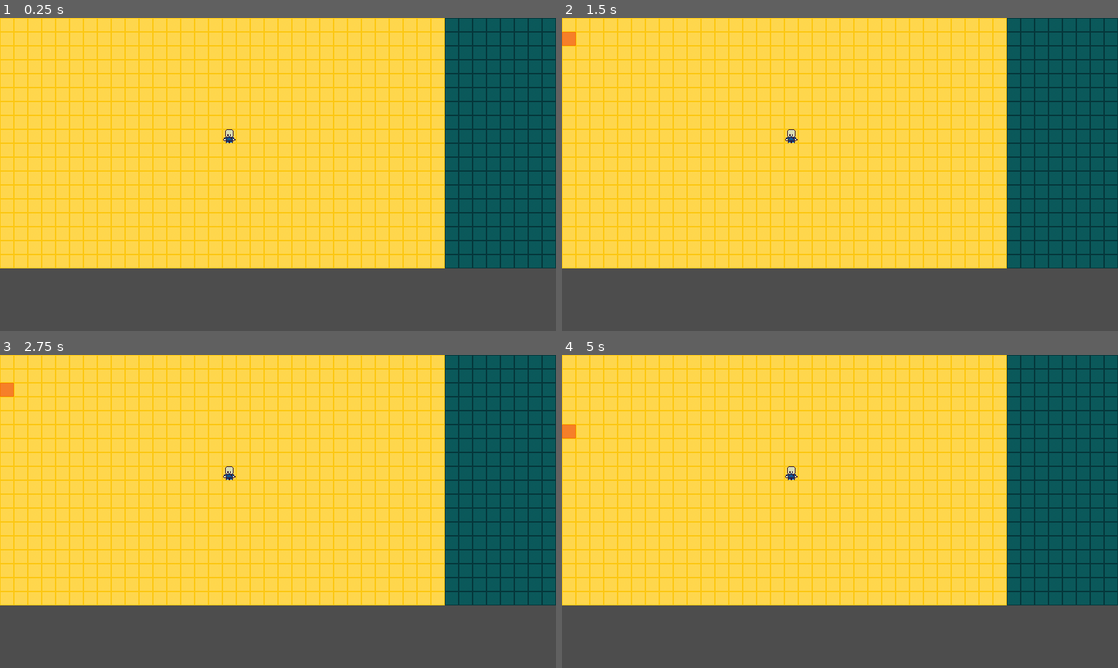
Above: before the commit, frames 1-4 (two rows, left to right).
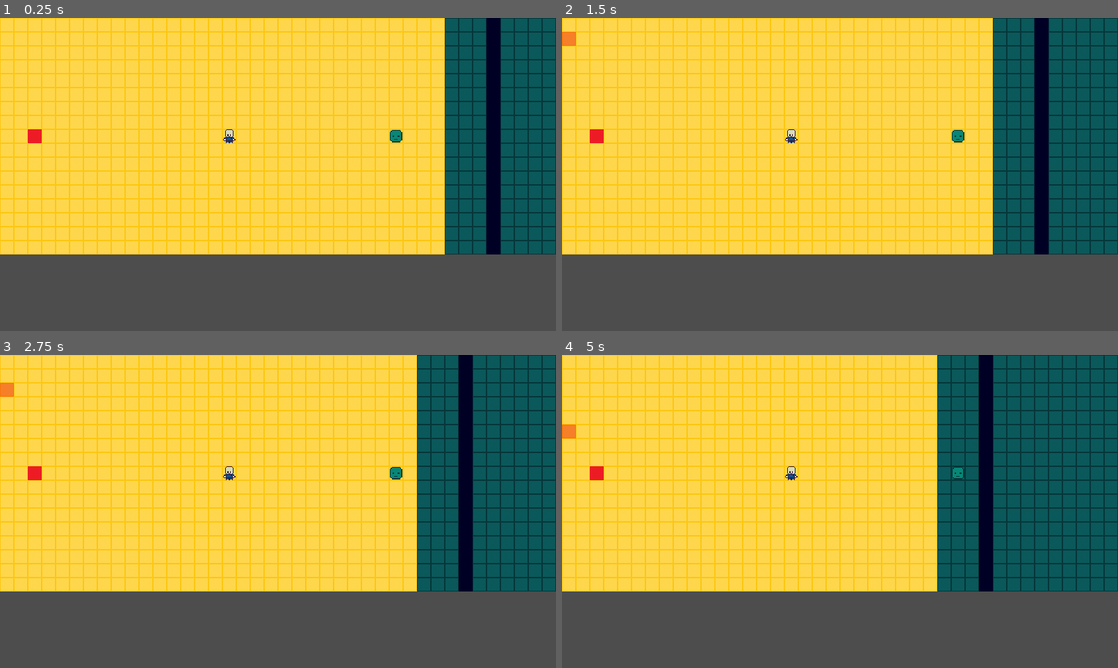
Above: after the commit, the same moments.

Repository: zt13r/playgama-summer-jam
Game: Godot game, scene res://core/main/main.tscn
The game is run twice, just before and just after one commit, with the same random seed, the same clock (stepped at 60 frames per second) and the same inputs.
Inputs (mouse positions are in pixels of both pictures, inside the frame that each line leads up to):
- Up to frame 1 (0.25 s): no input
- Up to frame 2 (1.5 s): tap Enter (ui_accept) at 0.5, 0.6, 0.77, 1.07, 1.25, 1.35 s; move the mouse to (567, 24) at 0.52 s; move the mouse to (567, 39) at 1.27 s
- Up to frame 3 (2.75 s): tap Enter (ui_accept) at 1.52, 1.82, 2.1 s; move the mouse to (5, 389) at 2.02 s
- Up to frame 4 (5 s): tap Enter (ui_accept) at 2.75, 2.85, 3.02, 3.32, 3.5, 3.6, 3.77, 4.07, 4.25, 4.35, 4.52, 4.82 s; move the mouse to (567, 405) at 2.77 s; move the mouse to (567, 417) at 3.52 s; move the mouse to (567, 430) at 4.27 s

The runs differ from the first frame. In frame 1, 6.5% of the frame differs, in the area x 0-100%, y 0-80%; in frame 2, 8.4%; in frame 3, 10%; in frame 4, 14%.

Commit message:
I forgot what changes I made

Diff:
--- a/core/autoload/game.gd
+++ b/core/autoload/game.gd
@@ -3,7 +3,18 @@
 
 var _tile_size : int = 16 :
 	get = get_tile_size
-
+var _current_wave : int = 1
+var first_wave_grace_period : float = 5.0 # Seconds
 
 func get_tile_size() -> int:
 	return _tile_size
+
+
+func get_spawn_interval_decrement() -> float:
+	return (float(_current_wave) * 0.2)
+	# 1 * 0.2 = 0.2
+	# 2 * 0.2 = 0.4
+	# 3 * 0.2 = 0.6
+	# 4 * 0.2 = 0.8
+	# 5 * 0.2 = 1.0
+	# and so on; essentially 0.(multiple of 20)
--- a/core/main/main.gd
+++ b/core/main/main.gd
@@ -6,10 +6,19 @@
 
 @onready var level_root : Node2D = %LevelRoot
 
+# Debug
+@onready var water_entity_unit: WaterEntityUnit = $World/EntityRoot/WaterEntityUnit
+
 
 func _ready() -> void:
 	_init_level()
 
 
+# Debug
+func _input(_event: InputEvent) -> void:
+	if Input.is_action_just_pressed("ui_accept"):
+		water_entity_unit.move_to(Vector2i.LEFT)
+
+
 func _init_level() -> void:
 	pass
--- a/core/main/main.tscn
+++ b/core/main/main.tscn
@@ -3,6 +3,7 @@
 [ext_resource type="Script" uid="uid://7laa6tuuc6fl" path="res://core/main/main.gd" id="1_8fcwd"]
 [ext_resource type="PackedScene" uid="uid://ber5a4qq6pxlv" path="res://gameplay/player/player.tscn" id="3_vwfi5"]
 [ext_resource type="PackedScene" uid="uid://cx1jtkqgcg3ku" path="res://gameplay/levels/level.tscn" id="4_k5wvu"]
+[ext_resource type="PackedScene" uid="uid://uni0kjnqjh1t" path="res://gameplay/units/entity/water/water_entity_unit.tscn" id="4_yibi5"]
 
 [node name="Main" type="Node" unique_id=1611701265]
 script = ExtResource("1_8fcwd")
@@ -15,7 +16,11 @@
 [node name="Level" parent="World/LevelRoot" unique_id=1947694877 instance=ExtResource("4_k5wvu")]
 
 [node name="EntityRoot" type="Node2D" parent="World" unique_id=1223127069]
+unique_name_in_owner = true
 
 [node name="Player" parent="World/EntityRoot" unique_id=1732487721 instance=ExtResource("3_vwfi5")]
 position = Vector2(264, 136)
 move_duration = null
+
+[node name="WaterEntityUnit" parent="World/EntityRoot" unique_id=1039743173 instance=ExtResource("4_yibi5")]
+position = Vector2(456, 136)
--- a/gameplay/levels/level.gd
+++ b/gameplay/levels/level.gd
@@ -1,8 +1,6 @@
 class_name Level
 extends Node2D
 
-
-@export var really_high_tide_chance : float = 0.15
 
 @export_group("Sand")
 @export var sand_scene : PackedScene :
@@ -10,6 +8,13 @@
 		if not sand_scene:
 			sand_scene = preload("uid://3vrxcdogc3cr")
 		return sand_scene
+@export var sand_core_scene : PackedScene :
+	get:
+		if not sand_core_scene:
+			sand_core_scene = load("uid://cd8d5qqtl442s")
+		return sand_core_scene
+@export var sand_core_spawn_x : int = 2
+@export var sand_core_spawn_y : int = -1
 @export var sand_columns : int = 32
 
 @export_group("Water")
@@ -18,30 +23,70 @@
 		if not water_scene:
 			water_scene = preload("uid://evo53nikddmg")
 		return water_scene
+@export var water_unit_spawner_scene : PackedScene :
+	get:
+		if not water_unit_spawner_scene:
+			water_unit_spawner_scene = preload("uid://djgsglwuvfv6w")
+		return water_unit_spawner_scene
+@export var water_unit_spawner_x : int = 3
 @export var water_columns : int = 20
 
+@export_group("Tide")
+@export var high_tide_steps : int = 5
+@export var really_high_tide_steps : int = 10
+@export var really_high_tide_chance : float = 0.15
+@export var time_between_steps : float = 1.0
+@export var tide_duration : float = 7.0
+
 
 var tiles : Dictionary[Vector2i, Tile] = {}
 
 var selected_tile_location : Vector2i = Vector2i.ZERO
 
 var tile_size : int = 0
-var tile_rows : int = 18
+var tile_rows : int = 17
+
+var really_high_tide_active = false
 
 
 @onready var sand_tiles : Node2D = $SandTiles
 @onready var water_tiles: Node2D = $WaterTiles
+@onready var water_unit_spawners : Node2D = $WaterTiles/Spawners
+
+@onready var high_tide_timer : Timer = $HighTideTimer
+@onready var tide_duration_timer : Timer = $TideDurationTimer
 
 
 func _ready() -> void:
 	tile_size = Game.get_tile_size()
+
+	high_tide_timer.one_shot = true
+	tide_duration_timer.one_shot = true
+	tide_duration_timer.wait_time = tide_duration
 
 	_spawn_sand_tiles()
 	_spawn_water_tiles()
 	_get_neighbor_tiles_for_each_tile()
 
+	# Debug
+	#really_high_tide_chance = 1.0
+	high_tide_timer.start()
+
+
+func _physics_process(_delta: float) -> void:
+	_cool_wave_animation()
+
 
 func _spawn_sand_tiles() -> void:
+	var sand_core : SandCore = sand_core_scene.instantiate() as SandCore
+	if sand_core == null:
+		push_error("Sand core instance is null.")
+		return
+
+	if sand_core_spawn_y == -1:
+		@warning_ignore("integer_division")
+		sand_core_spawn_y = tile_rows / 2
+
 	for vec_x in sand_columns:
 		for vec_y in tile_rows:
 
@@ -56,33 +101,56 @@
 			# Add to dictionary
 			tiles[tile_position] = sand_tile
 
+			# Add SandCore
+			if Vector2i(vec_x, vec_y) == Vector2i(sand_core_spawn_x, sand_core_spawn_y):
+				sand_core.global_position = tile_position * tile_size
+				sand_core.current_position = tile_position
+				sand_tile.object_unit = sand_core
+				add_child(sand_core)
+
 			# Tile stuff and adding the tile to the scene
-			sand_tile.global_position.x = tile_size * tile_position.x
-			sand_tile.global_position.y = tile_size * tile_position.y
+			sand_tile.global_position = tile_position * tile_size
 			sand_tile.current_position = tile_position
 			sand_tiles.add_child(sand_tile)
 
 
 func _spawn_water_tiles() -> void:
+	var x_offset : int = sand_columns
+
 	for vec_x in water_columns:
 		for vec_y in tile_rows:
 
 			# Some vars
 			var water_tile : WaterTile = water_scene.instantiate() as WaterTile
 			if water_tile == null:
-				push_error("Water tile instance is null.")
+				push_error("WaterTile instance is null.")
 				break
 
-			var tile_position : Vector2i = Vector2i(vec_x + sand_columns, vec_y)
+			var tile_position : Vector2i = Vector2i(vec_x + x_offset, vec_y)
 
 			# Add to dictionary
 			tiles[tile_position] = water_tile
 
 			# Tile stuff and adding the tile to the scene
-			water_tile.global_position.x = tile_size * tile_position.x
-			water_tile.global_position.y = tile_size * tile_position.y
+			water_tile.global_position = tile_position * tile_size
 			water_tile.current_position = tile_position
 			water_tiles.add_child(water_tile)
+
+			var water_unit_spawner : WaterUnitSpawner = water_unit_spawner_scene.instantiate() as WaterUnitSpawner
+			if water_unit_spawner == null:
+				push_error("WaterUnitSpawner instance is null.")
+				continue
+
+			# Add WaterUnitSpawner
+			if vec_x == (water_unit_spawner_x):
+				water_unit_spawner.global_position = tile_position * tile_size
+				water_unit_spawner.current_position = tile_position
+				water_tile.object_unit = water_unit_spawner
+				water_unit_spawners.add_child(water_unit_spawner)
+
+
+func _cool_wave_animation() -> void:
+	pass
 
 
 func _get_neighbor_tiles_for_each_tile() -> void:
@@ -92,13 +160,49 @@
 
 func high_tide() -> void:
 	if randf() <= really_high_tide_chance:
-		_really_high_tide()
-		return
-
-
-func _really_high_tide() -> void:
-	pass
+		# Really high tide
+		for i in really_high_tide_steps:
+			water_tiles.position.x += Vector2i.LEFT.x * tile_size
+			# Update tile positions
+			for tile in tiles.values():
+				tile.update_position(Vector2i.LEFT)
+			await get_tree().create_timer(time_between_steps).timeout
+		really_high_tide_active = true
+	else:
+		# High tide
+		for i in high_tide_steps:
+			water_tiles.position.x += Vector2i.LEFT.x * tile_size
+			# Update tile positions
+			for tile in tiles.values():
+				tile.update_position(Vector2i.LEFT)
+			await get_tree().create_timer(time_between_steps).timeout
+
+	tide_duration_timer.start()
+
+
+func low_tide() -> void:
+	if really_high_tide_active == true:
+		# Really high tide reverse
+		for step in really_high_tide_steps:
+			water_tiles.position.x += Vector2i.RIGHT.x * tile_size
+			# Update tile positions
+			for tile in tiles.values():
+				tile.update_position(Vector2i.LEFT)
+			await get_tree().create_timer(time_between_steps).timeout
+		really_high_tide_active = false
+	else:
+		# High tide reverse
+		for step in high_tide_steps:
+			water_tiles.position.x += Vector2i.RIGHT.x * tile_size
+			# Update tile positions
+			for tile in tiles.values():
+				tile.update_position(Vector2i.LEFT)
+			await get_tree().create_timer(time_between_steps).timeout
 
 
 func _on_tide_timer_timeout() -> void:
 	high_tide()
+
+
+func _on_tide_duration_timer_timeout() -> void:
+	low_tide()
--- a/gameplay/levels/level.tscn
+++ b/gameplay/levels/level.tscn
@@ -2,17 +2,28 @@
 
 [ext_resource type="Script" uid="uid://e3k07uvmdrr5" path="res://gameplay/levels/level.gd" id="1_nmj4b"]
 [ext_resource type="PackedScene" uid="uid://3vrxcdogc3cr" path="res://gameplay/levels/tiles/sand/sand_tile.tscn" id="2_35olu"]
+[ext_resource type="PackedScene" uid="uid://cd8d5qqtl442s" path="res://gameplay/units/object/sand/core/sand_core.tscn" id="3_4bmxb"]
 [ext_resource type="PackedScene" uid="uid://evo53nikddmg" path="res://gameplay/levels/tiles/water/water_tile.tscn" id="3_35olu"]
+[ext_resource type="PackedScene" uid="uid://djgsglwuvfv6w" path="res://gameplay/units/object/water/spawner/water_unit_spawner.tscn" id="5_qe303"]
 
 [node name="Level" type="Node2D" unique_id=1947694877]
 script = ExtResource("1_nmj4b")
 sand_scene = ExtResource("2_35olu")
+sand_core_scene = ExtResource("3_4bmxb")
 water_scene = ExtResource("3_35olu")
+water_unit_spawner_scene = ExtResource("5_qe303")
 
 [node name="SandTiles" type="Node2D" parent="." unique_id=509537805]
 
 [node name="WaterTiles" type="Node2D" parent="." unique_id=47345623]
 
-[node name="TideTimer" type="Timer" parent="." unique_id=364411897]
+[node name="Spawners" type="Node2D" parent="WaterTiles" unique_id=1912480809]
 
-[connection signal="timeout" from="TideTimer" to="." method="_on_tide_timer_timeout"]
+[node name="HighTideTimer" type="Timer" parent="." unique_id=364411897]
+one_shot = true
+
+[node name="TideDurationTimer" type="Timer" parent="." unique_id=1351248864]
+one_shot = true
+
+[connection signal="timeout" from="HighTideTimer" to="." method="_on_tide_timer_timeout"]
+[connection signal="timeout" from="TideDurationTimer" to="." method="_on_tide_duration_timer_timeout"]
--- a/gameplay/levels/tiles/tile.gd
+++ b/gameplay/levels/tiles/tile.gd
@@ -40,6 +40,10 @@
 	if is_instance_valid(new_object_unit):
 		add_child(new_object_unit)
 		object_unit = new_object_unit
+
+
+func update_position(direction : Vector2i) -> void:
+	current_position += direction
 
 
 func get_neighbor_tiles() -> void:
--- a/gameplay/levels/tiles/water/water_tile.gd
+++ b/gameplay/levels/tiles/water/water_tile.gd
@@ -1,2 +1,10 @@
 class_name WaterTile
 extends Tile
+
+
+func _on_sand_overlap(area : Area2D) -> void:
+	if area is SandTile:
+		var sand : SandTile = area as SandTile
+		if sand.object_unit != null:
+			sand.object_unit.destroy()
+			sand.object_unit = null
--- a/gameplay/levels/tiles/water/water_tile.tscn
+++ b/gameplay/levels/tiles/water/water_tile.tscn
@@ -9,3 +9,5 @@
 
 [node name="Sprite" parent="." index="0" unique_id=1706168303]
 texture = ExtResource("2_rtbuu")
+
+[connection signal="area_entered" from="." to="." method="_on_sand_overlap"]
--- a/gameplay/units/entity/entity_unit.gd
+++ b/gameplay/units/entity/entity_unit.gd
@@ -23,5 +23,9 @@
 func move_to(direction : Vector2i) -> void:
 	current_position += direction
 	current_tile = get_tile(current_position)
+
+	if current_tile == null:
+		return
+
 	move_target = current_tile.move_target
 	is_moving = true
--- a/gameplay/units/entity/water/water_entity_unit.tscn
+++ b/gameplay/units/entity/water/water_entity_unit.tscn
@@ -1,7 +1,16 @@
 [gd_scene format=3 uid="uid://uni0kjnqjh1t"]
 
+[ext_resource type="Script" uid="uid://by0kcb7wlt25t" path="res://gameplay/units/entity/water/water_entity_unit.gd" id="1_6iwh4"]
+[ext_resource type="Texture2D" uid="uid://b6sbdes8hpe5j" path="res://assets/art/character/water_unit/water_entity_unit.png" id="2_tj2fh"]
+
+[sub_resource type="CircleShape2D" id="CircleShape2D_tj2fh"]
+radius = 8.0
+
 [node name="WaterEntityUnit" type="Area2D" unique_id=1039743173]
+script = ExtResource("1_6iwh4")
 
 [node name="Sprite" type="Sprite2D" parent="." unique_id=48940534]
+texture = ExtResource("2_tj2fh")
 
 [node name="Collision" type="CollisionShape2D" parent="." unique_id=276574865]
+shape = SubResource("CircleShape2D_tj2fh")
--- a/gameplay/units/object/object_unit.gd
+++ b/gameplay/units/object/object_unit.gd
@@ -1,9 +1,39 @@
 @abstract
 class_name ObjectUnit
 extends Unit
+
+
+# Within range
+enum TargetType {
+	NEAREST, # unit closest to this unit
+	LOWEST_HEALTH, # unit with lowest absolute health
+	PRIORITY_LEVEL, # unit with highest priority level
+	FRONTLINE, # unit closest to the core
+}
+
+
+@export var target_type : TargetType = TargetType.FRONTLINE
+
+
+func _physics_process(_delta: float) -> void:
+	_attack_according_to_target_type()
+
+
+func _attack_according_to_target_type() -> void:
+	match target_type:
+		TargetType.NEAREST: _attack_nearest_target()
+		TargetType.LOWEST_HEALTH: _attack_lowest_health_target()
+		TargetType.PRIORITY_LEVEL: _attack_highest_priority_target()
+		TargetType.FRONTLINE: _attack_target_closest_to_core()
 
 
 func move_to(direction : Vector2i) -> void:
 	current_position += direction
 	current_tile = get_tile(current_position)
 	current_tile.receive_object_unit(self)
+
+
+@abstract func _attack_nearest_target() -> void
+@abstract func _attack_lowest_health_target() -> void
+@abstract func _attack_highest_priority_target() -> void
+@abstract func _attack_target_closest_to_core() -> void
--- /dev/null
+++ b/gameplay/units/object/sand/core/sand_core.gd
@@ -0,0 +1,2 @@
+class_name SandCore
+extends SandObjectUnit
--- /dev/null
+++ b/gameplay/units/object/sand/core/sand_core.tscn
@@ -0,0 +1,20 @@
+[gd_scene format=3 uid="uid://cd8d5qqtl442s"]
+
+[ext_resource type="Script" uid="uid://bvyr8yti6ngod" path="res://gameplay/units/object/sand/core/sand_core.gd" id="1_poxqw"]
+[ext_resource type="Texture2D" uid="uid://bxjvlkykkvvbw" path="res://assets/art/environment/selected_overlay.png" id="2_3op2y"]
+
+[sub_resource type="RectangleShape2D" id="RectangleShape2D_3op2y"]
+size = Vector2(16, 16)
+
+[node name="SandCore" type="Area2D" unique_id=815823080]
+script = ExtResource("1_poxqw")
+base_health = 500.0
+base_damage = 10.0
+
+[node name="Sprite" type="Sprite2D" parent="." unique_id=1560036887]
+position = Vector2(8, 8)
+texture = ExtResource("2_3op2y")
+
+[node name="Collision" type="CollisionShape2D" parent="." unique_id=1874989669]
+position = Vector2(8, 8)
+shape = SubResource("RectangleShape2D_3op2y")
--- /dev/null
+++ b/gameplay/units/object/sand/sand_object_unit.gd
@@ -0,0 +1,18 @@
+class_name SandObjectUnit
+extends ObjectUnit
+
+
+func _attack_nearest_target() -> void:
+	pass
+
+
+func _attack_lowest_health_target() -> void:
+	pass
+
+
+func _attack_highest_priority_target() -> void:
+	pass
+
+
+func _attack_target_closest_to_core() -> void:
+	pass
--- /dev/null
+++ b/gameplay/units/object/water/spawner/water_unit_spawner.gd
@@ -0,0 +1,41 @@
+class_name WaterUnitSpawner
+extends WaterObjectUnit
+
+## Key (PackedScene) will be WaterEntityUnits.
+## Value (String) will be their spawn-picking weights.
+## Higher value = higher chance of being picked,
+## in relation to other Unit's weights)
+@export var water_entity_units : Dictionary[PackedScene, int] = {}
+
+@export var spawner_minimum_interval : float = 3.0
+@export var spawner_maximum_interval : float = 10.0
+
+
+var minimum_spawn_interval : float = 0.0
+var maximum_spawn_interval : float = 0.0
+var spawner_interval_decrement : float = 0.0
+
+
+@onready var entity_root : Node2D = %EntityRoot
+@onready var spawn_interval_timer : Timer = $SpawnIntervalTimer
+
+
+func _ready() -> void:
+	spawner_interval_decrement = Game.get_spawn_interval_decrement()
+	minimum_spawn_interval = spawner_minimum_interval - spawner_interval_decrement
+	maximum_spawn_interval = spawner_maximum_interval - spawner_interval_decrement
+
+	await get_tree().create_timer(Game.first_wave_grace_period).timeout
+	spawn_interval_timer.start()
+	spawn_interval_timer.stop()
+
+
+func _on_spawn_interval_timer_timeout() -> void:
+	if water_entity_units.is_empty():
+		return
+
+
+
+	# Update for next spawn
+	var wait_time : float = randf_range(minimum_spawn_interval, maximum_spawn_interval)
+	spawn_interval_timer.wait_time = wait_time
--- /dev/null
+++ b/gameplay/units/object/water/spawner/water_unit_spawner.tscn
@@ -0,0 +1,27 @@
+[gd_scene format=3 uid="uid://djgsglwuvfv6w"]
+
+[ext_resource type="Script" uid="uid://cue1bfdqvdpos" path="res://gameplay/units/object/water/spawner/water_unit_spawner.gd" id="1_4d03q"]
+[ext_resource type="Texture2D" uid="uid://bxjvlkykkvvbw" path="res://assets/art/environment/selected_overlay.png" id="2_fru1h"]
+
+[sub_resource type="RectangleShape2D" id="RectangleShape2D_atajo"]
+size = Vector2(16, 16)
+
+[node name="WaterUnitSpawner" type="Area2D" unique_id=14192427]
+z_index = 1
+script = ExtResource("1_4d03q")
+base_health = 1000.0
+base_damage = 0.0
+
+[node name="Sprite" type="Sprite2D" parent="." unique_id=250633198]
+self_modulate = Color(0, 0, 1, 1)
+position = Vector2(8, 8)
+texture = ExtResource("2_fru1h")
+
+[node name="Collision" type="CollisionShape2D" parent="." unique_id=559049002]
+position = Vector2(8, 8)
+shape = SubResource("RectangleShape2D_atajo")
+
+[node name="SpawnIntervalTimer" type="Timer" parent="." unique_id=1707839795]
+one_shot = true
+
+[connection signal="timeout" from="SpawnIntervalTimer" to="." method="_on_spawn_interval_timer_timeout"]
--- /dev/null
+++ b/gameplay/units/object/water/water_object_unit.gd
@@ -0,0 +1,18 @@
+class_name WaterObjectUnit
+extends ObjectUnit
+
+
+func _attack_nearest_target() -> void:
+	pass
+
+
+func _attack_lowest_health_target() -> void:
+	pass
+
+
+func _attack_highest_priority_target() -> void:
+	pass
+
+
+func _attack_target_closest_to_core() -> void:
+	pass
--- a/gameplay/units/unit.gd
+++ b/gameplay/units/unit.gd
@@ -3,6 +3,7 @@
 extends Area2D
 
 
+@export_range(1, 5) var target_priority : int = 1
 @export var base_health : float = 100.0
 @export var base_damage : float = 5.0
 
@@ -44,7 +45,14 @@
 func get_tile(pos : Vector2i) -> Tile:
 	if current_level == null:
 		return null
+	if pos not in current_level.tiles:
+		print("cant")
+		return null
 	return current_level.tiles[pos]
+
+
+func get_priority_level() -> int:
+	return target_priority
 
 
 func take_damage(amount : float) -> void:
Binary file added: assets/art/character/sand_unit/sand_object_unit.png
Not shown, added: assets/art/character/sand_unit/sand_object_unit.png.import
Binary file added: assets/art/character/water_unit/water_entity_unit.png
Not shown, added: assets/art/character/water_unit/water_entity_unit.png.import
Not shown, added: gameplay/units/object/sand/core/sand_core.gd.uid
Not shown, added: gameplay/units/object/sand/sand_object_unit.gd.uid
Not shown, added: gameplay/units/object/water/spawner/water_unit_spawner.gd.uid
Not shown, added: gameplay/units/object/water/water_object_unit.gd.uid
